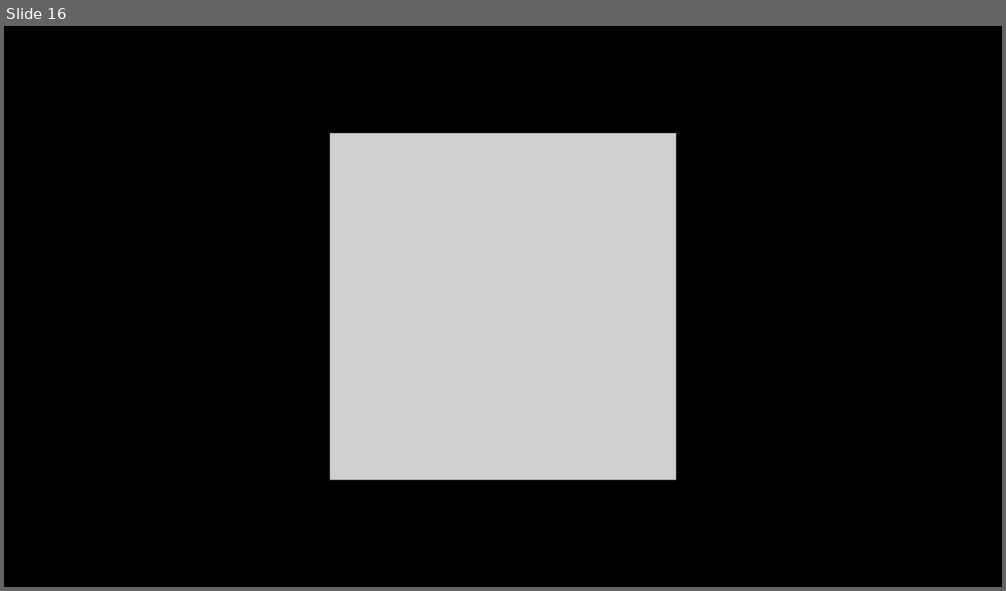
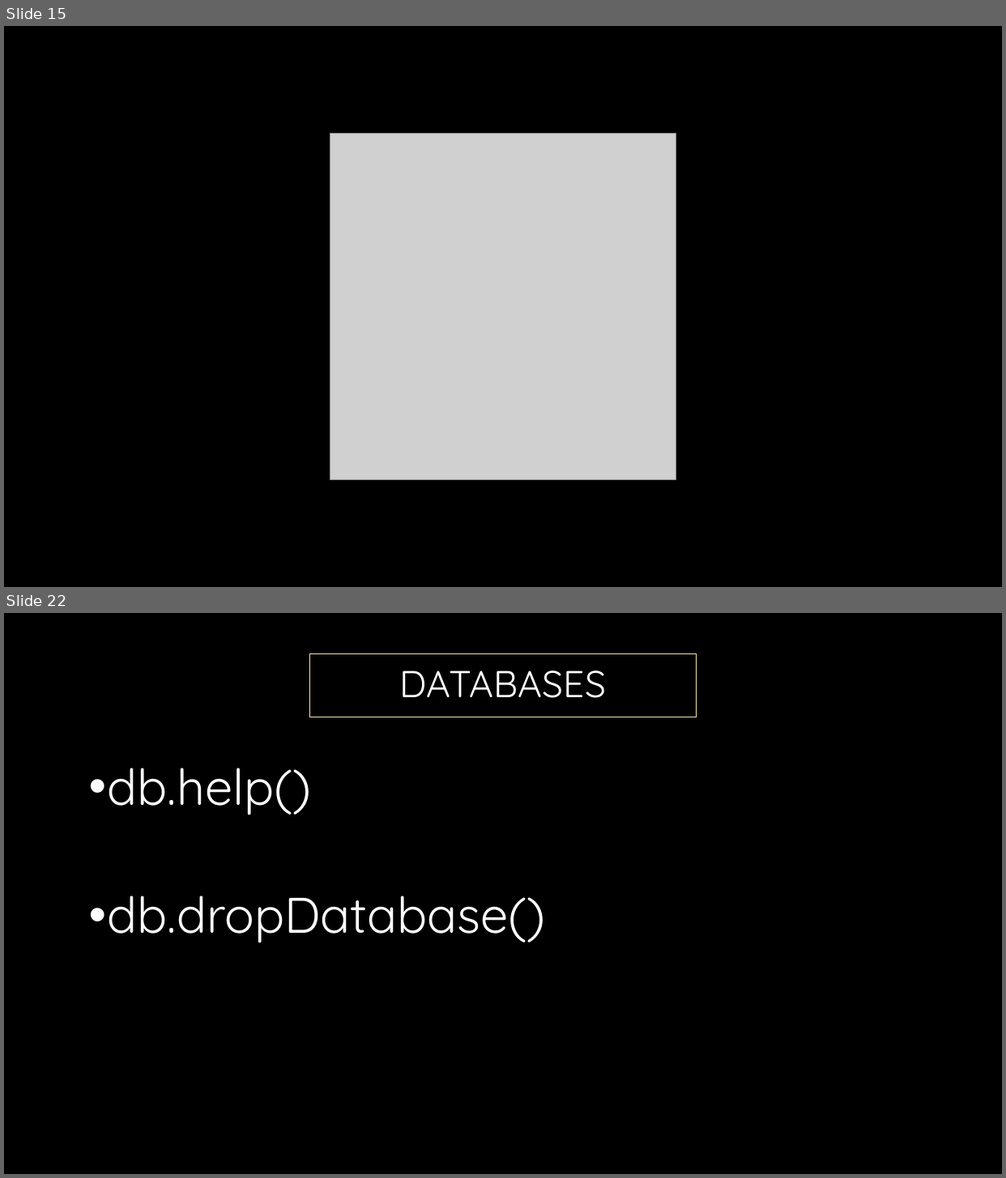
Before and after one commit to adchavesm/Curso-MongoDB, a slide deck: Introduccion a NoSql-Mongodb.pptx. Shown one above the other, each under a label of ours: slide 16 before the commit, slides 15 and 22 after it; the slides between them are not shown. The pictures are 1006x591 and 1006x1178 pixels, drawn with LibreOffice and Linux fonts; fonts in the diff are those of the drawing; grey boxes stand for pictures; background and template pictures are left out. Boxes give left, top, right and bottom in pixels: in the first picture for what was removed or moved away, otherwise in the second. Text is boxed around its words. In the diff, an @@ line names an element or a change of style, - is before the commit and + after.

```diff
--- a/Introduccion a NoSql-Mongodb.pptx
+++ b/Introduccion a NoSql-Mongodb.pptx
@@ slide 22 added at box(4, 613, 1002, 1174), background #000000 @@
@@ title added at box(309, 654, 697, 717), outline #F6E5AE 0.75 pt, 36 pt, text #FFFFFF @@
+DATABASES
@@ text added at box(108, 768, 546, 943), 48 pt, text #FFFFFF @@
+• db.help()
+• db.dropDatabase()
@@ what was slide 16 is now slide 15 @@
```
Also in this commit, not shown: 1 slide changed, 21 other slides added, 1 slide removed, 2 other files.
